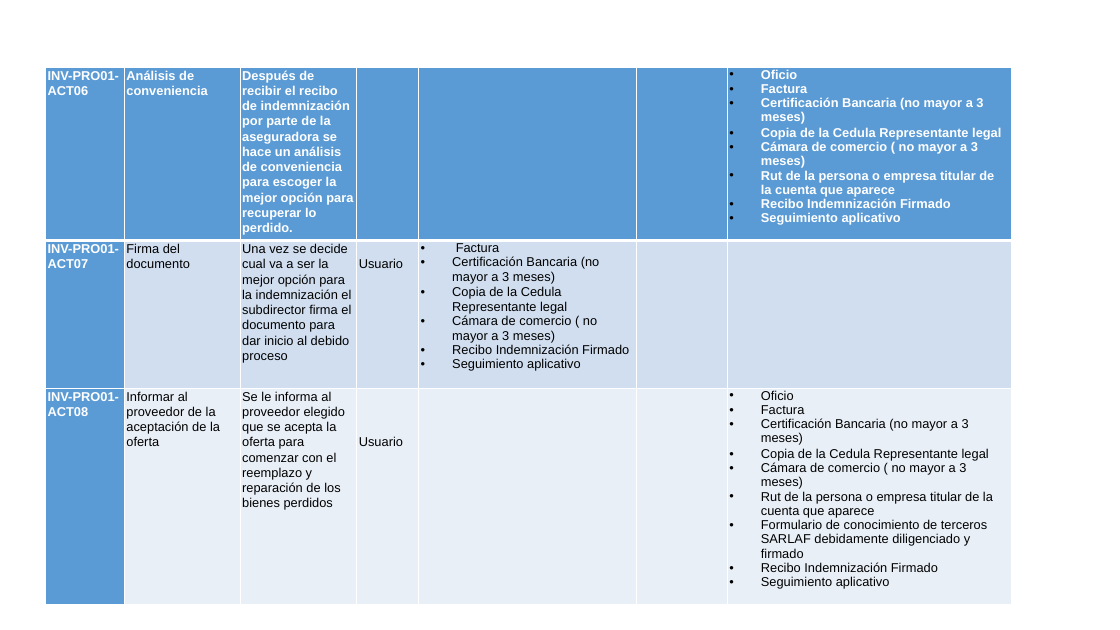
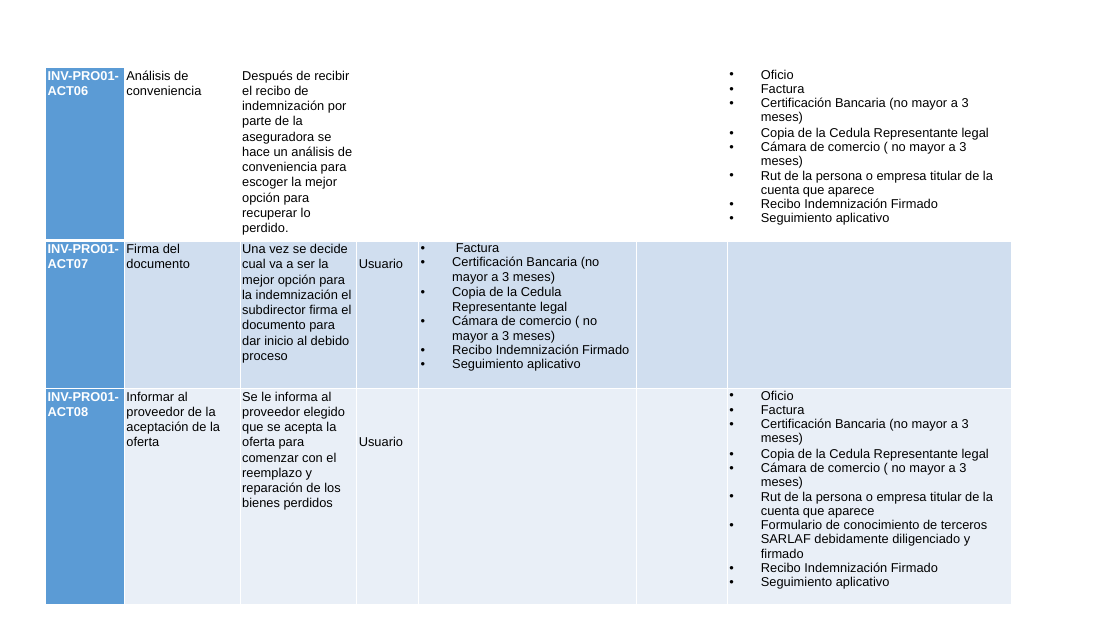
Before and after one commit to AndresFelipeGualdron/AUPN, a slide deck: slide 12 of AUPN.pptx (slide 13 before the commit). Drawn at 1120x630 pixels with LibreOffice and Linux fonts; fonts in the diff are those of the drawing; background and template pictures are left out. Boxes give left, top, right and bottom in pixels: in the first picture for what was removed or moved away, otherwise in the second. Text is boxed around its words. In the diff, an @@ line names an element or a change of style, - is before the commit and + after.

```diff
--- a/AUPN.pptx
+++ b/AUPN.pptx
@@ table at (45, 67, 1012, 593) @@
@@ fill #5B9BD5 to #FFFFFF in 6 cells @@
@@ text colour #FFFFFF to #000000, bold off in "Análisis de conveniencia", "Después de recibir el recibo de indemnización ...", "Oficio", "Factura" and 6 more places @@
```
Also in this commit, not shown: 4 other slides changed, 1 slide added, 1 slide removed.
